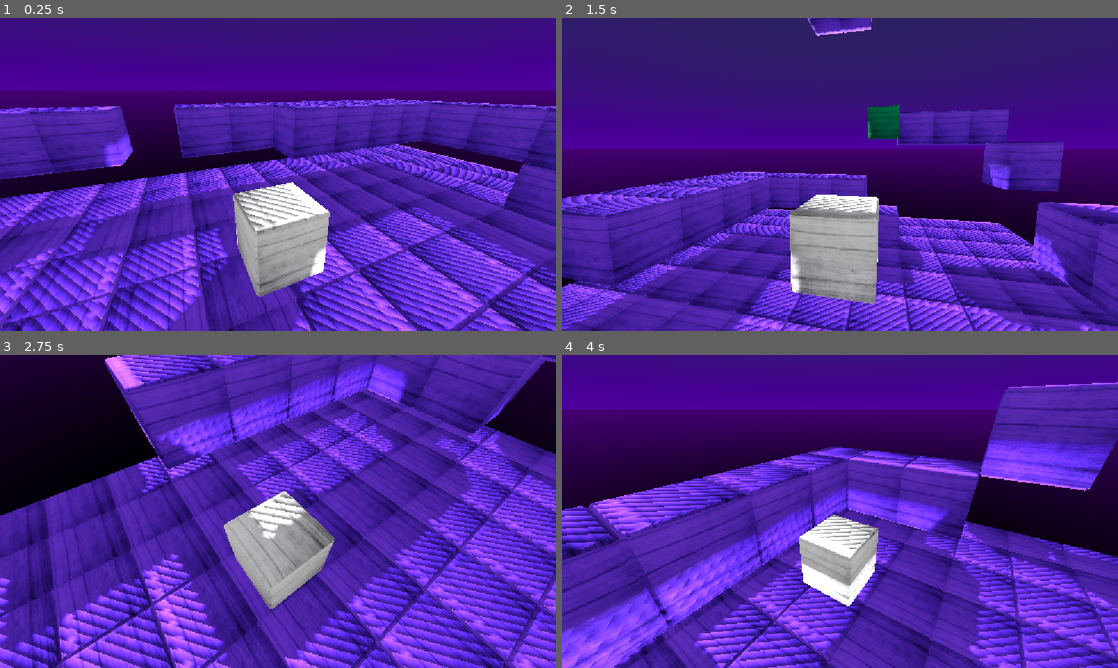
Above: before the commit, frames 1-4 (two rows, left to right).
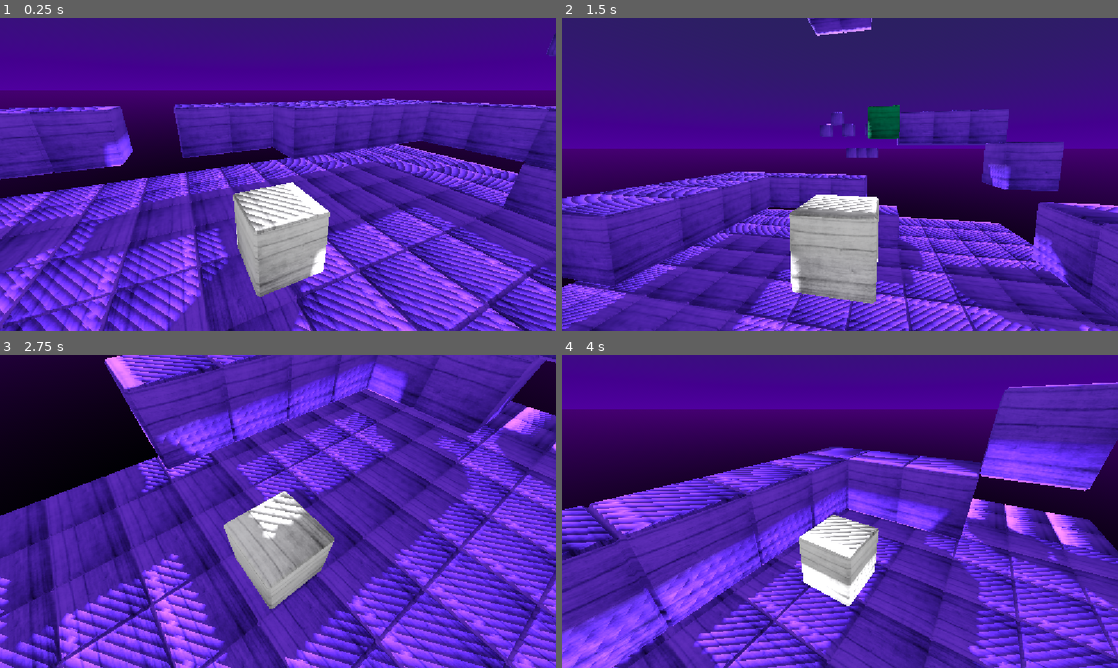
Above: after the commit, the same moments.

Repository: Lyakhova-Anastasia/labopd_3
Game: Godot game, scene res://level.tscn
The game is run twice, just before and just after one commit, with the same random seed, the same clock (stepped at 60 frames per second) and the same inputs.
Inputs:
- Up to frame 1 (0.25 s): no input
- Up to frame 2 (1.5 s): hold D (move_right) 0.53-1.28 s; tap Space (jump) at 0.77 s; hold S (move_back) from 1.28 s (still down)
- Up to frame 3 (2.75 s): tap Space (jump) at 1.52 s; release S (move_back) at 2.03 s; hold D (move_right) from 2.03 s (still down)
- Up to frame 4 (4 s): release D (move_right) at 2.78 s; hold W (move_forward) 2.78-3.53 s; tap Space (jump) at 3.02, 3.77 s; hold A (move_left) from 3.53 s (still down)

The runs differ from the first frame. In frame 1, less than 0.1% of the frame differs, in the area x 98-100%, y 4-13%; in frame 2, 0.4%; in frame 3, 1.2%; in frame 4, 2.2%, in the area x 29-100%, y 38-99%.

Commit message:
added a ^^)

Diff:
--- a/cubelib.tres
+++ b/cubelib.tres
@@ -20,6 +20,7 @@
 item/0/name = "cube"
 item/0/mesh = ExtResource("1")
 item/0/mesh_transform = Transform3D(1, 0, 0, 0, 1, 0, 0, 0, 1, 0, 0, 0)
+item/0/mesh_cast_shadow = 1
 item/0/shapes = [SubResource("3"), Transform3D(1, 0, 0, 0, 1, 0, 0, 0, 1, 0, 0, 0)]
 item/0/navigation_mesh_transform = Transform3D(1, 0, 0, 0, 1, 0, 0, 0, 1, 0, 0, 0)
 item/0/navigation_layers = 1
--- a/level.tscn
+++ b/level.tscn
@@ -57,7 +57,7 @@
 
 [sub_resource type="AnimationLibrary" id="AnimationLibrary_uxnju"]
 _data = {
-"updown1": SubResource("2")
+&"updown1": SubResource("2")
 }
 
 [sub_resource type="StandardMaterial3D" id="StandardMaterial3D_6xp3u"]
@@ -85,25 +85,26 @@
 
 [sub_resource type="AnimationLibrary" id="AnimationLibrary_o6d7g"]
 _data = {
-"side": SubResource("3"),
-"updown1": SubResource("2")
+&"side": SubResource("3"),
+&"updown1": SubResource("2")
 }
 
 [sub_resource type="BoxShape3D" id="4"]
 
-[node name="World3D" type="Node3D"]
+[node name="World3D" type="Node3D" unique_id=673963382]
 
-[node name="GridMap" type="GridMap" parent="."]
+[node name="GridMap" type="GridMap" parent="." unique_id=416232200]
 mesh_library = ExtResource("1")
 cell_size = Vector3(1, 1, 1)
 data = {
-"cells": PackedInt32Array(0, 0, 0, 1, 0, 0, 2, 0, 0, 3, 0, 0 …(3333 unchanged characters)… 5, 0, 786432, 65535, 0, 851967, 65535, 0)
+"cells": PackedInt32Array(0, 0, 0, 1, 0, 0, 2, 0, 0, 3, 0, 0 …(3333 unchanged characters)… 5, 0, 786432, 65535, 0, 851967, 65535, 0, 65534, 12, 1376256, 65534, 13, 1376256, 65535, 12, 1376256, 65535, 13, 1376256, 0, 12, 1376256, 0, 13, 1376256, 1, 12, 1376256, 1, 13, 1376256, 2, 12, 1376256, 2, 13, 1376256, 3, 12, 1376256, 3, 13, 1376256, 327681, 65522, 1376256, 393215, 65522, 1376256, 393213, 65522, 1376256, 393216, 65522, 1376256, 458748, 65522, 1376256, 393211, 65522, 1376256, 262142, 65520, 1376256, 262143, 65520, 1376256, 262141, 65520, 1376256)
 }
+metadata/_editor_floor_ = Vector3(0, 3, 0)
 
-[node name="WorldEnvironment" type="WorldEnvironment" parent="."]
+[node name="WorldEnvironment" type="WorldEnvironment" parent="." unique_id=755702406]
 environment = SubResource("Environment_qep2e")
 
-[node name="DirectionalLight3D" type="DirectionalLight3D" parent="."]
+[node name="DirectionalLight3D" type="DirectionalLight3D" parent="." unique_id=1874800536]
 transform = Transform3D(-0.766045, 0.45452, -0.45452, 0, 0.707107, 0.707107, 0.642788, 0.541676, -0.541675, 0, 5, 0)
 light_energy = 1.3
 shadow_enabled = true
@@ -115,50 +116,46 @@
 directional_shadow_fade_start = 1.0
 directional_shadow_max_distance = 24.0
 
-[node name="Cubio" parent="." instance=ExtResource("2")]
+[node name="Cubio" parent="." unique_id=1423218620 instance=ExtResource("2")]
 transform = Transform3D(1, 0, 0, 0, 1, 0, 0, 0, 1, -1.5, 2, 4)
 
-[node name="Elevator1" type="CharacterBody3D" parent="."]
+[node name="Elevator1" type="CharacterBody3D" parent="." unique_id=1262259881]
 transform = Transform3D(1, 0, 0, 0, 1, 0, 0, 0, 1, 0.5, 4.5, -2.5)
 input_capture_on_drag = true
 
-[node name="Mesh" type="MeshInstance3D" parent="Elevator1"]
+[node name="Mesh" type="MeshInstance3D" parent="Elevator1" unique_id=2133369457]
 mesh = ExtResource("3")
 surface_material_override/0 = SubResource("StandardMaterial3D_g0agd")
 
-[node name="CollisionShape3D" type="CollisionShape3D" parent="Elevator1"]
+[node name="CollisionShape3D" type="CollisionShape3D" parent="Elevator1" unique_id=1540810456]
 shape = SubResource("BoxShape3D_s7fhl")
 
-[node name="AnimationPlayer" type="AnimationPlayer" parent="Elevator1"]
+[node name="AnimationPlayer" type="AnimationPlayer" parent="Elevator1" unique_id=450878761]
 callback_mode_process = 0
-libraries = {
-"": SubResource("AnimationLibrary_uxnju")
-}
-autoplay = "updown1"
+libraries/ = SubResource("AnimationLibrary_uxnju")
+autoplay = &"updown1"
 
-[node name="Elevator2" type="CharacterBody3D" parent="."]
+[node name="Elevator2" type="CharacterBody3D" parent="." unique_id=1858174189]
 transform = Transform3D(1, 0, 0, 0, 1, 0, 0, 0, 1, -3.5, 8.5, 4.5)
 
-[node name="Mesh" type="MeshInstance3D" parent="Elevator2"]
+[node name="Mesh" type="MeshInstance3D" parent="Elevator2" unique_id=801969369]
 mesh = ExtResource("3")
 surface_material_override/0 = SubResource("StandardMaterial3D_6xp3u")
 
-[node name="CollisionShape3D" type="CollisionShape3D" parent="Elevator2"]
+[node name="CollisionShape3D" type="CollisionShape3D" parent="Elevator2" unique_id=1750930540]
 shape = SubResource("BoxShape3D_s7fhl")
 
-[node name="AnimationPlayer" type="AnimationPlayer" parent="Elevator2"]
+[node name="AnimationPlayer" type="AnimationPlayer" parent="Elevator2" unique_id=1963127921]
 callback_mode_process = 0
-libraries = {
-"": SubResource("AnimationLibrary_o6d7g")
-}
-autoplay = "side"
+libraries/ = SubResource("AnimationLibrary_o6d7g")
+autoplay = &"side"
 
-[node name="Princess" type="Area3D" parent="."]
+[node name="Princess" type="Area3D" parent="." unique_id=365690965]
 transform = Transform3D(1, 0, 0, 0, 1, 0, 0, 0, 1, 0, 13.25, 3)
 
-[node name="Mushroom" parent="Princess" instance=ExtResource("5")]
+[node name="Mushroom" parent="Princess" unique_id=1748063896 instance=ExtResource("5")]
 
-[node name="CollisionShape3D" type="CollisionShape3D" parent="Princess"]
+[node name="CollisionShape3D" type="CollisionShape3D" parent="Princess" unique_id=146450227]
 transform = Transform3D(1, 0, 0, 0, 1, 0, 0, 0, 1, 0, 1, 0)
 shape = SubResource("4")
 
Not shown: 2 places in cubelib.tres that only renumber resources
Not shown: 1 places in level.tscn that only renumber resources
